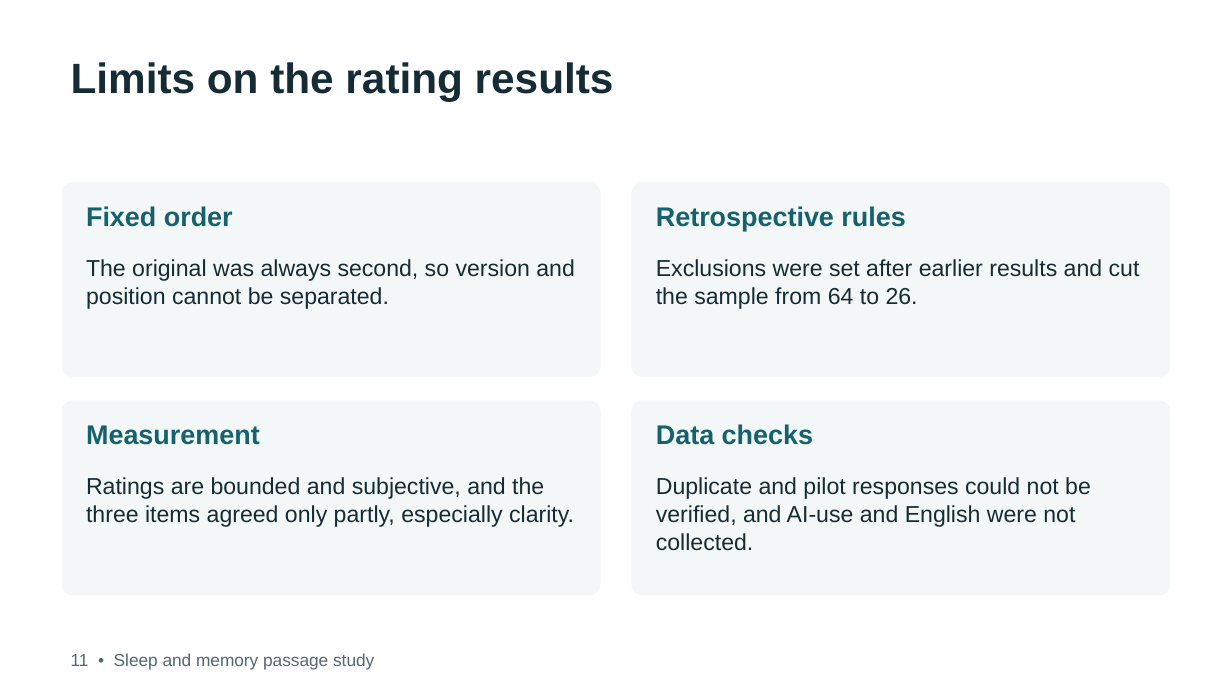
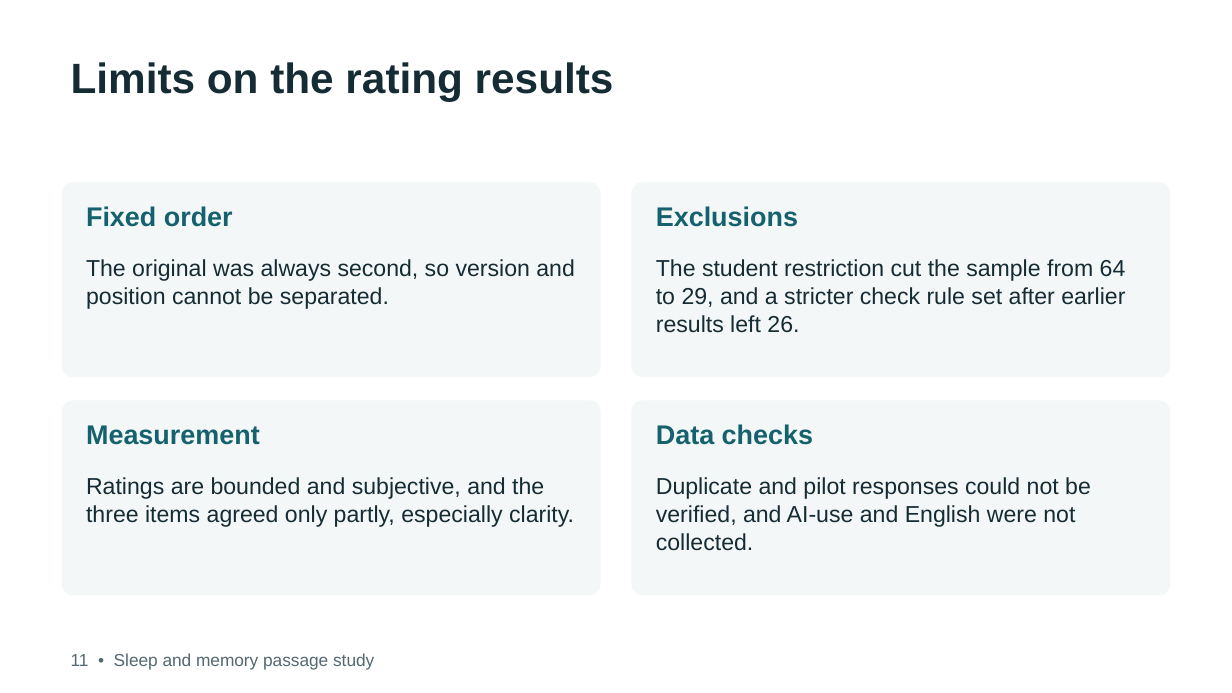
Before and after one commit to debshreechowdhury/sleep-memory-passage-study, a slide deck: slide 6 of presentation/data_quality.pptx. Drawn at 1232x693 pixels with LibreOffice and Linux fonts; fonts in the diff are those of the drawing. Boxes give left, top, right and bottom in pixels: in the first picture for what was removed or moved away, otherwise in the second. Text is boxed around its words. In the diff, an @@ line names an element or a change of style, - is before the commit and + after.

```diff
--- a/presentation/data_quality.pptx
+++ b/presentation/data_quality.pptx
@@ text at (x1=656, y1=206, x2=798, y2=227): text changed @@
-Retrospective rules
+Exclusions
@@ text at (x1=656, y1=259, x2=1126, y2=333): text changed @@
-Exclusions were set after earlier results and cut the sample from 64 to 26.
+The student restriction cut the sample from 64 to 29, and a stricter check rule set after earlier results left 26.
```
Also in this commit, not shown: 5 other slides changed, 51 other files.
